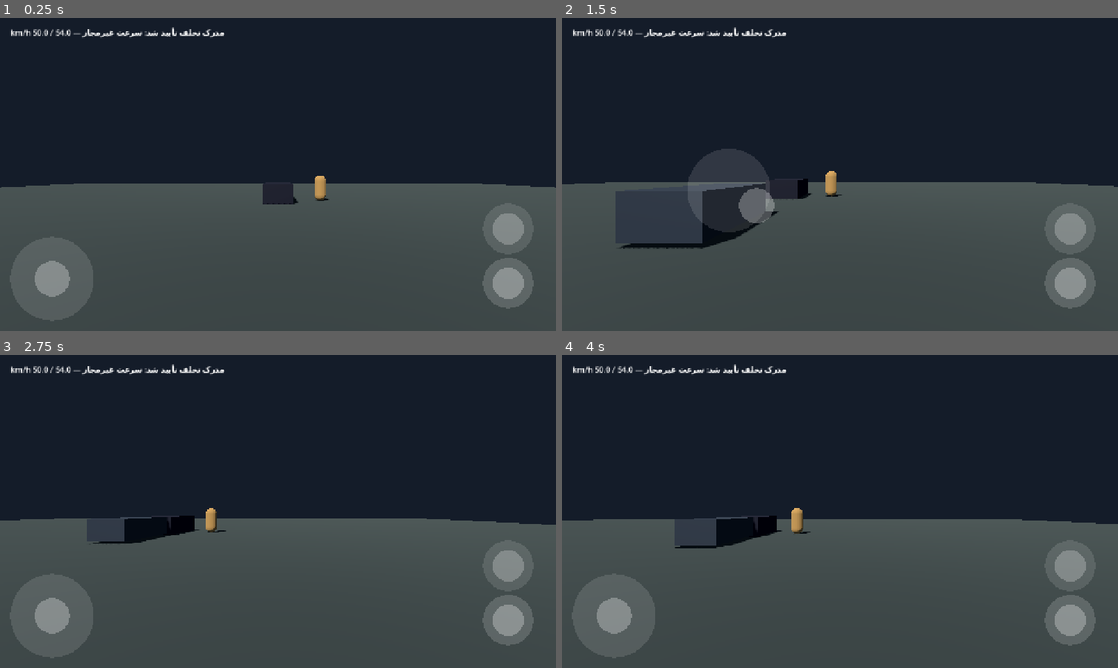
Above: before the commit, frames 1-4 (two rows, left to right).
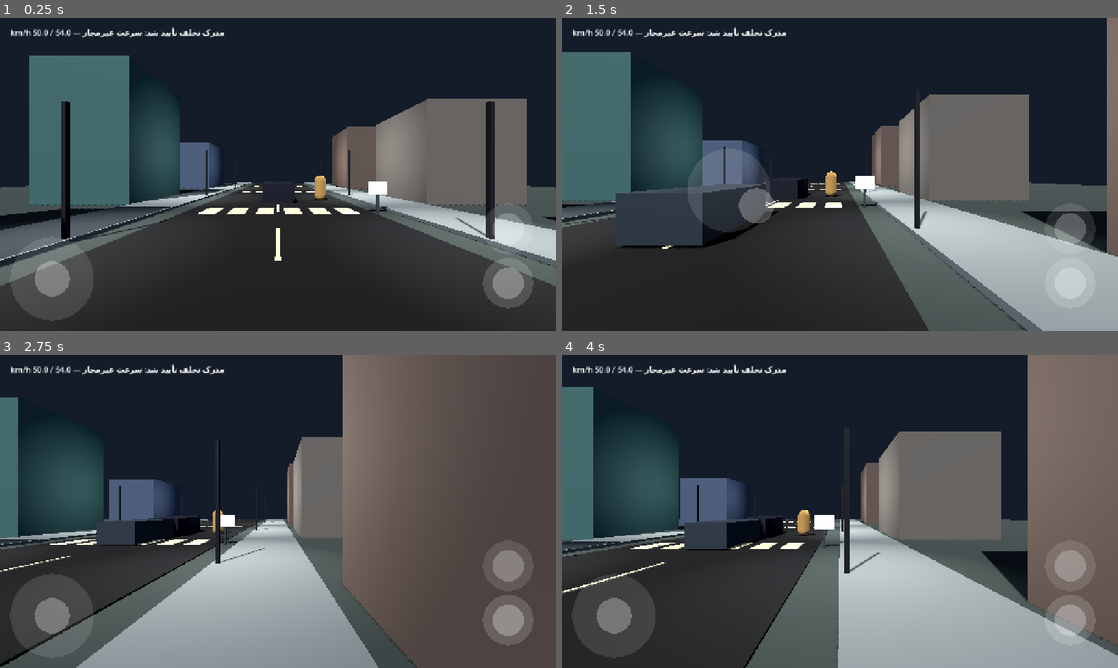
Above: after the commit, the same moments.

Repository: thedeverfankhajo-bot/PoliceSimulator3D
Game: Godot game, scene res://scenes/main/main.tscn
Two runs of this game, one before a commit and one after it. Both use one fixed random seed, a clock stepped at 60 frames per second and the inputs below.
Inputs (mouse positions are in pixels of both pictures, inside the frame that each line leads up to):
- Up to frame 1 (0.25 s): no input
- Up to frame 2 (1.5 s): tap Enter at 0.5 s; move the mouse to (962, 158) at 0.52 s; hold D (move_right) 0.53-1.25 s; tap E (interact) at 0.6 s; click (962, 158) at 0.67 s; drag from (728, 190) to (812, 237) at 1.27 s
- Up to frame 3 (2.75 s): move the mouse to (333, 442) at 2.02 s; hold D (move_right) from 2.03 s (still down); tap E (interact) at 2.1 s
- Up to frame 4 (4 s): release D (move_right) at 2.75 s; drag from (812, 574) to (673, 464) at 2.77 s; move the mouse to (1006, 558) at 3.52 s; hold A (move_left) from 3.53 s (still down); tap E (interact) at 3.6 s

The runs differ from the first frame. In frame 1, 52% of the frame differs, in the area x 0-100%, y 12-100%; in frame 2, 50%; in frame 3, 55%; in frame 4, 60%, in the area x 0-100%, y 0-100%.

Commit message:
Build a playable city environment and improve onboarding

Diff:
--- a/scripts/core/main.gd
+++ b/scripts/core/main.gd
@@ -1,5 +1,7 @@
 extends Node3D
 ## Main world composition. Gameplay rules stay in isolated systems.
+## The environment is deliberately procedural so the repository stays small and
+## the Android debug build has a useful playable scene without external assets.
 
 const PLAYER_SCENE := preload("res://scenes/player/player.tscn")
 const VEHICLE_SCENE := preload("res://scenes/vehicles/police_vehicle.tscn")
@@ -14,6 +16,10 @@
 var player: CharacterBody3D
 
 func _ready() -> void:
+	_build_city()
+	_spawn_gameplay()
+
+func _spawn_gameplay() -> void:
 	player = PLAYER_SCENE.instantiate()
 	add_child(player)
 	player.global_position = player_spawn.global_position
@@ -49,6 +55,101 @@
 		push_error("Traffic stop scenario failed to start.")
 		return
 	hud.show_mission(scenario.mission)
+	hud.set_status("مأموریت: خودروی پلیس را پیدا کن و سوار شو.")
+
+func _build_city() -> void:
+	var road_material := _material(Color(0.055, 0.06, 0.07), 0.92)
+	var sidewalk_material := _material(Color(0.38, 0.39, 0.37), 0.88)
+	var lane_material := _material(Color(0.88, 0.82, 0.58), 0.65)
+	var building_materials := [
+		_material(Color(0.26, 0.30, 0.36), 0.78),
+		_material(Color(0.34, 0.28, 0.24), 0.82),
+		_material(Color(0.22, 0.34, 0.31), 0.8),
+		_material(Color(0.36, 0.33, 0.29), 0.86)
+	]
+
+	_add_static_box("MainRoad", Vector3(9.0, 0.04, 70.0), Vector3(0, 0.02, -3), road_material)
+	_add_static_box("SidewalkLeft", Vector3(3.0, 0.12, 70.0), Vector3(-7.0, 0.08, -3), sidewalk_material)
+	_add_static_box("SidewalkRight", Vector3(3.0, 0.12, 70.0), Vector3(7.0, 0.08, -3), sidewalk_material)
+
+	for z in range(-34, 29, 6):
+		_add_static_box("LaneMark", Vector3(0.12, 0.025, 2.8), Vector3(0, 0.07, z), lane_material)
+
+	for z in [-27.0, -15.0, -3.0, 9.0, 21.0]:
+		_add_crosswalk(z, lane_material)
+
+	var building_data := [
+		[Vector3(-12, 3.0, -25), Vector3(6, 6, 8)],
+		[Vector3(12, 4.0, -25), Vector3(6, 8, 8)],
+		[Vector3(-12, 4.5, -9), Vector3(6, 9, 7)],
+		[Vector3(12, 3.2, -9), Vector3(6, 6.4, 7)],
+		[Vector3(-12, 5.0, 8), Vector3(6, 10, 9)],
+		[Vector3(12, 3.5, 8), Vector3(6, 7, 9)],
+		[Vector3(-12, 3.8, 25), Vector3(6, 7.6, 8)],
+		[Vector3(12, 4.8, 25), Vector3(6, 9.6, 8)]
+	]
+	for i in building_data.size():
+		var data = building_data[i]
+		_add_static_box("Building_%02d" % i, data[1], data[0], building_materials[i % building_materials.size()])
+
+	for z in [-22.0, -10.0, 2.0, 14.0, 26.0]:
+		_add_street_light(Vector3(-5.7, 0, z))
+		_add_street_light(Vector3(5.7, 0, z))
+
+	_add_sign(Vector3(4.8, 1.2, -2.8), "POLICE STOP")
+	_add_sign(Vector3(-4.8, 1.2, 10.0), "50")
+
+func _add_crosswalk(z: float, material: Material) -> void:
+	for x in [-3.2, -1.9, -0.6, 0.7, 2.0, 3.3]:
+		_add_static_box("Crosswalk", Vector3(0.8, 0.025, 1.8), Vector3(x, 0.08, z), material, false)
+
+func _add_static_box(node_name: String, box_size: Vector3, position: Vector3, material: Material, collision := true) -> Node3D:
+	var holder: Node3D
+	if collision:
+		var body := StaticBody3D.new()
+		body.name = node_name
+		add_child(body)
+		holder = body
+		var shape := CollisionShape3D.new()
+		var box_shape := BoxShape3D.new()
+		box_shape.size = box_size
+		shape.shape = box_shape
+		body.add_child(shape)
+	else:
+		holder = Node3D.new()
+		holder.name = node_name
+		add_child(holder)
+
+	var mesh := MeshInstance3D.new()
+	var box_mesh := BoxMesh.new()
+	box_mesh.size = box_size
+	mesh.mesh = box_mesh
+	mesh.material_override = material
+	holder.add_child(mesh)
+	holder.position = position
+	return holder
+
+func _add_street_light(position: Vector3) -> void:
+	var pole_material := _material(Color(0.08, 0.09, 0.1), 0.8)
+	_add_static_box("LampPost", Vector3(0.12, 3.8, 0.12), position + Vector3(0, 1.9, 0), pole_material)
+	var lamp := OmniLight3D.new()
+	lamp.position = position + Vector3(0, 3.7, 0)
+	lamp.omni_range = 7.0
+	lamp.light_energy = 1.4
+	lamp.shadow_enabled = true
+	add_child(lamp)
+
+func _add_sign(position: Vector3, label_text: String) -> void:
+	var pole_material := _material(Color(0.18, 0.19, 0.2), 0.75)
+	_add_static_box("SignPole", Vector3(0.08, 2.4, 0.08), position - Vector3(0, 1.2, 0), pole_material)
+	var sign_material := _material(Color(0.92, 0.92, 0.84), 0.7)
+	_add_static_box("Sign", Vector3(0.9, 0.65, 0.08), position, sign_material)
+
+func _material(color: Color, roughness: float) -> StandardMaterial3D:
+	var material := StandardMaterial3D.new()
+	material.albedo_color = color
+	material.roughness = roughness
+	return material
 
 func _on_mission_completed(mission) -> void:
 	hud.show_mission(mission)
@@ -59,7 +160,7 @@
 	hud.set_status("ماموریت ناموفق: %s%s" % [mission.title, (" — " + reason) if not reason.is_empty() else ""])
 
 func _on_vehicle_exit_blocked() -> void:
-	push_warning("Vehicle exit blocked: no safe space for the player.")
+	hud.set_status("خروج از خودرو ممکن نیست؛ مسیر کنار خودرو را باز کن.")
 
 func _on_traffic_violation(_vehicle, violation: String) -> void:
 	hud.set_status("تخلف ثبت شد: %s" % violation)
